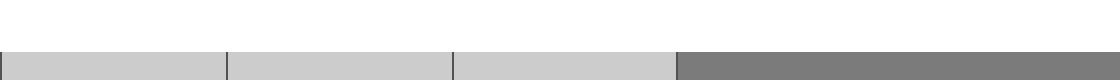
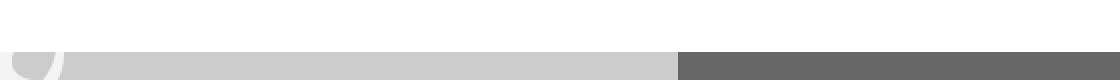
The second (1120, 80) image is a revision of the first. Changes to its layers:
added layer "xonotic_logo_black-white.svg" (80%) above "Lines" over [0, 52, 64, 80]
hid "Lines" over [0, 52, 678, 80]
"Playingtime": opacity 40% → 50% over [678, 52, 1120, 80]
